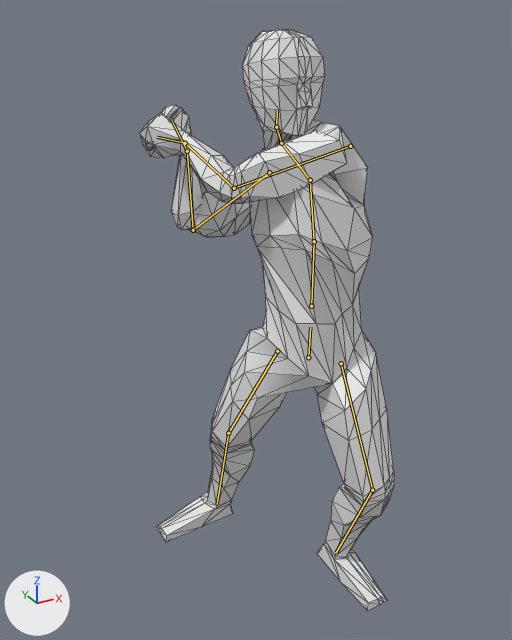
An edit to the glTF model godot/IASv1.0/assets/models/character.glb, drawn before and after from the same camera.
The view is the same before and after, from a 50 mm camera at (-1.084, -1.585, 1.821) aimed at (-0.121, 0.166, 0.946). Every picture has the same lights, and +X, +Y and +Z are marked at lower left. The picture after the commit comes second. Both versions are drawn at frame 12 of the action 's_attack_right_raise'; the numbers are the values there. The bones that change, and the others that lie on the model, are drawn over the model as lines. Mesh edges are drawn as thin lines.

The first picture shows 'Body'.
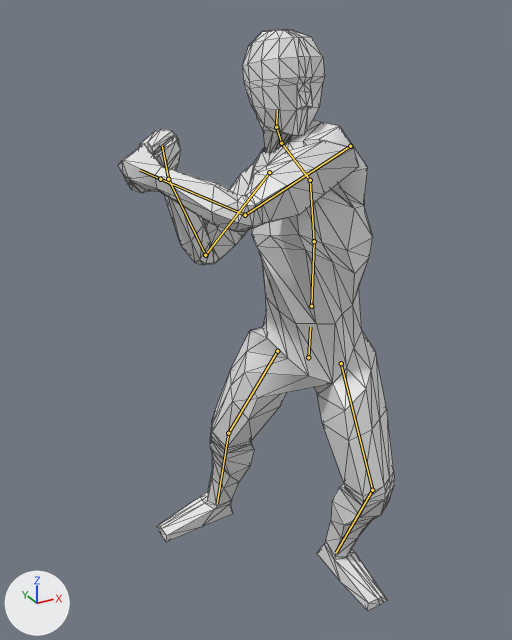
Where the change shows, as pixel boxes (x1, y1, x2, y2) in the pictures (512 x 640 px):
```json
{"object": "Body", "change": "posed", "before": [139, 29, 394, 611], "after": [118, 29, 394, 611], "on screen": "8% wider"}
{"bone": "LeftShoulder", "before": "(350, 146) to (234, 188)", "after": "(350, 146) to (245, 215)"}
{"bone": "LeftUpperArm", "before": "(234, 188) to (185, 143)", "after": "(245, 215) to (160, 179)"}
{"bone": "LeftLowerArm", "before": "(185, 143) to (157, 137)", "after": "(160, 179) to (140, 170)"}
{"bone": "RightShoulder", "before": "(269, 172) to (193, 230)", "after": "(269, 172) to (205, 255)"}
{"bone": "RightUpperArm", "before": "(193, 230) to (187, 151)", "after": "(205, 255) to (168, 179)"}
{"bone": "RightLowerArm", "before": "(187, 151) to (171, 120)", "after": "(168, 179) to (162, 145)"}
```

Edits to the scene script, one JSON object a line:
```json
{"block": "bone_leftshoulder", "where": "bone_leftshoulder = bpy.data.objects['ren'].pose.bones['LeftShoulder']  # child of 'UpperChest'"}
{"op": "set", "path": "bone_leftshoulder.rotation_quaternion", "old": "(0.627, 0.426, 0.069, 0.649)", "new": "(0.719, 0.401, -0.199, 0.531)", "note": "degrees (45, -28, 80) -> degrees (31, -45, 59)"}
{"block": "bone_leftupperarm", "where": "bone_leftupperarm = bpy.data.objects['ren'].pose.bones['LeftUpperArm']  # child of 'LeftShoulder'"}
{"op": "set", "path": "bone_leftupperarm.rotation_quaternion", "old": "(0.869, 0.37, 0.239, 0.224)", "new": "(0.807, 0.433, 0.343, 0.209)", "note": "degrees (51, 14, 36) -> degrees (65, 22, 43)"}
{"block": "bone_leftlowerarm", "where": "bone_leftlowerarm = bpy.data.objects['ren'].pose.bones['LeftLowerArm']  # child of 'LeftUpperArm'"}
{"op": "set", "path": "bone_leftlowerarm.rotation_quaternion", "old": "(0.871, -0.134, 0.344, -0.325)", "new": "(0.944, 0.055, 0.326, 0.003)", "note": "degrees (-32, 31, -50) -> degrees (8, 38, 3)"}
{"block": "bone_rightshoulder", "where": "bone_rightshoulder = bpy.data.objects['ren'].pose.bones['RightShoulder']  # child of 'UpperChest'"}
{"op": "set", "path": "bone_rightshoulder.rotation_quaternion", "old": "(0.632, -0.493, -0.597, -0.041)", "new": "(0.88, 0.015, 0.018, -0.474)", "note": "degrees (-109, -53, 62) -> degrees (1, 3, -57)"}
{"block": "bone_rightupperarm", "where": "bone_rightupperarm = bpy.data.objects['ren'].pose.bones['RightUpperArm']  # child of 'RightShoulder'"}
{"op": "set", "path": "bone_rightupperarm.rotation_quaternion", "old": "(0.071, -0.481, 0.35, -0.801)", "new": "(0.697, 0.074, 0.059, -0.711)", "note": "degrees (-65, -46, -139) -> degrees (1, 11, -91)"}
{"block": "bone_rightlowerarm", "where": "bone_rightlowerarm = bpy.data.objects['ren'].pose.bones['RightLowerArm']  # child of 'RightUpperArm'"}
{"op": "set", "path": "bone_rightlowerarm.rotation_quaternion", "old": "(0.93, -0.315, -0.029, 0.185)", "new": "(1.0, 0.0, 0.0, 0.0)", "note": "degrees (-37, 4, 21) -> degrees (0, 0, 0)"}
```
